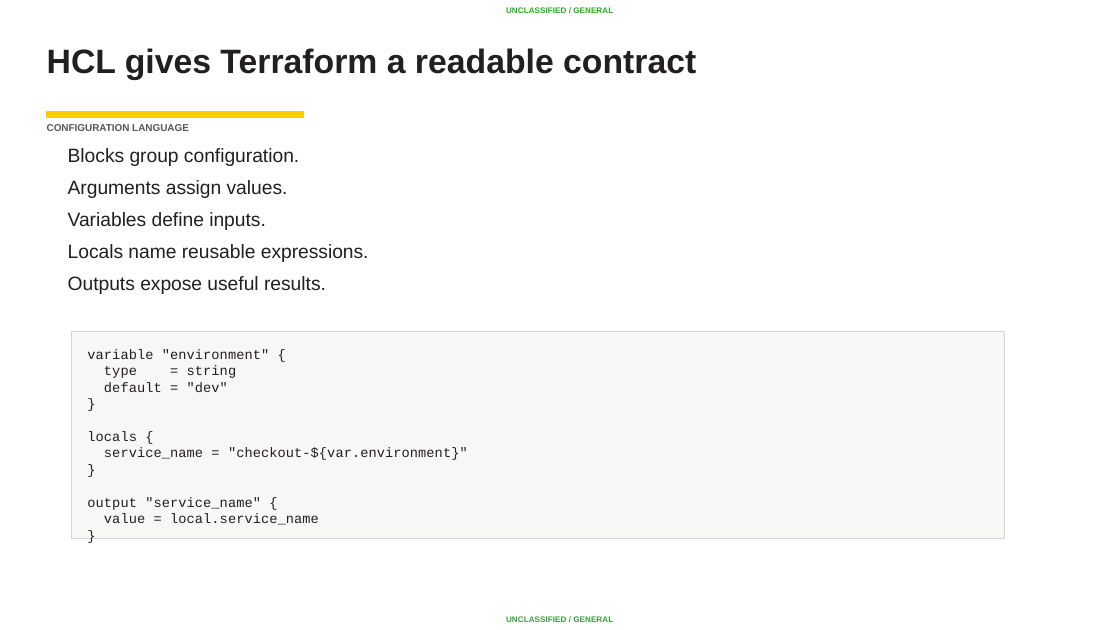
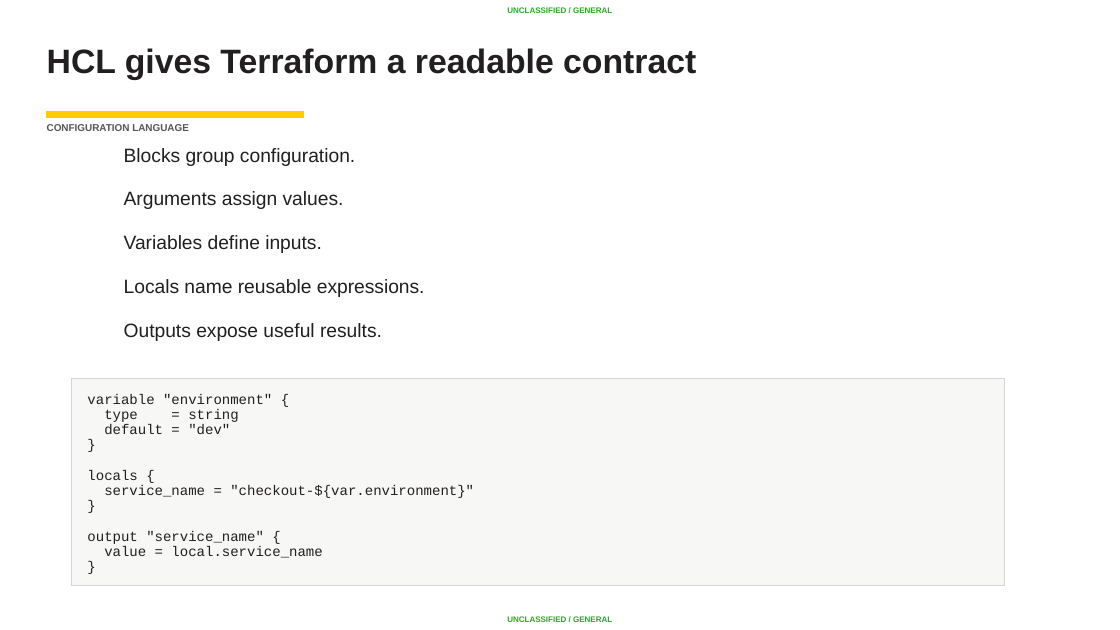
Before and after one commit to AC-Fab/summer-course, a slide deck: slide 23 of DevOps/Lesson 04-05 - CICD and Terraform/CI-CD-Terraform-back-to-back-class.pptx (slide 24 before the commit). Drawn at 1120x630 pixels with LibreOffice and Linux fonts; fonts in the diff are those of the drawing; background and template pictures are left out. Boxes give left, top, right and bottom in pixels: in the first picture for what was removed or moved away, otherwise in the second. Text is boxed around its words. In the diff, an @@ line names an element or a change of style, - is before the commit and + after.

```diff
--- a/DevOps/Lesson 04-05 - CICD and Terraform/CI-CD-Terraform-back-to-back-class.pptx
+++ b/DevOps/Lesson 04-05 - CICD and Terraform/CI-CD-Terraform-back-to-back-class.pptx
@@ text "Blocks group configuration." at bbox=[124, 148, 425, 341]: indent changed; more space between paragraphs @@
@@ rectangle "variable "environment" {": place and size @@
-rectangle "variable "environment" {" at bbox=[72, 332, 1005, 539]
+rectangle "variable "environment" {" at bbox=[72, 379, 1005, 586]
@@ rectangle "variable "environment" {" at bbox=[72, 379, 1005, 586]: size 8.9 to 9.1 pt; line spacing 1 to 0.9 @@
```
Also in this commit, not shown: 26 other slides changed, 4 slides added, 1 slide removed.
